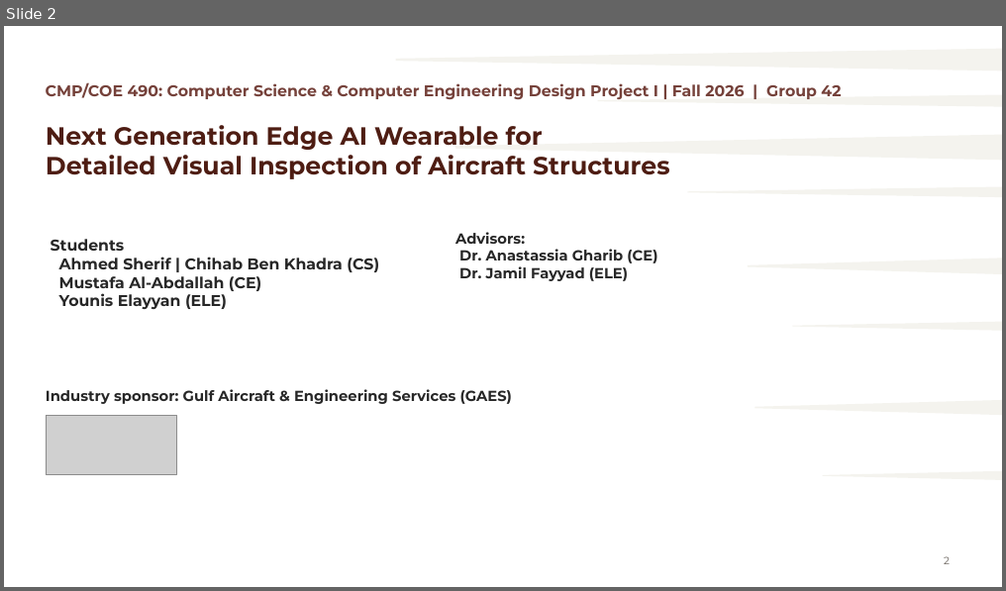
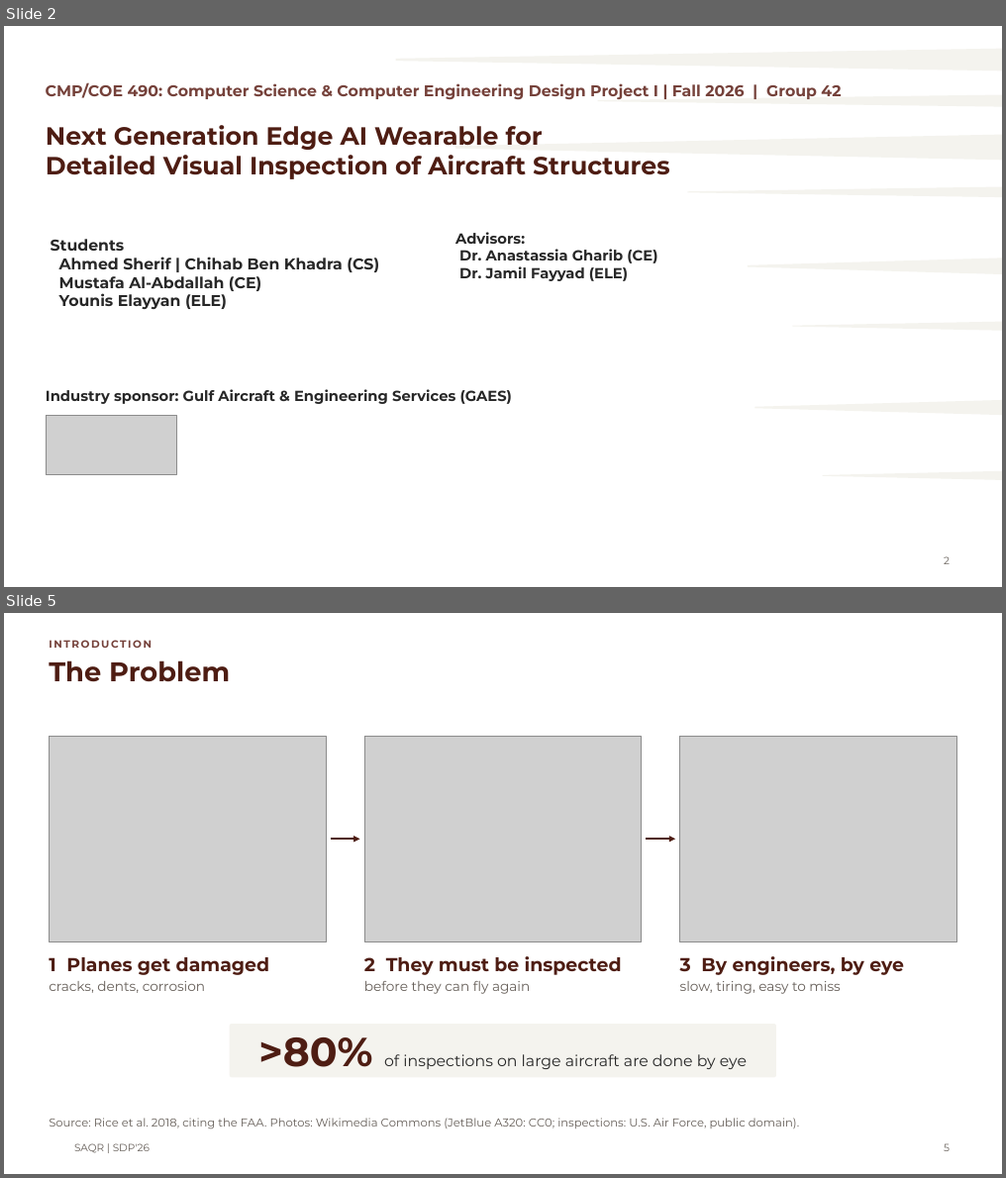
Before and after one commit to MASAR-AUS/SAQR, a slide deck: SAQR CMP490 Presentation.pptx. Shown one above the other, each under a label of ours: slide 2 before the commit, slides 2 and 5 after it; the slides between them are not shown. The pictures are 1006x591 and 1006x1178 pixels, drawn with LibreOffice and Linux fonts; fonts in the diff are those of the drawing; grey boxes stand for pictures; background and template pictures are left out. Boxes give left, top, right and bottom in pixels: in the first picture for what was removed or moved away, otherwise in the second. Text is boxed around its words. In the diff, an @@ line names an element or a change of style, - is before the commit and + after.

```diff
--- a/SAQR CMP490 Presentation.pptx
+++ b/SAQR CMP490 Presentation.pptx
@@ slide 5 added at [4,613,1002,1174], background #FFFFFF @@
@@ text added at [49,640,152,648], 10 pt, text #75413A, bold @@
+INTRODUCTION
@@ title added at [49,661,230,682], 26 pt, text #4E1D13, bold @@
+The Problem
@@ picture added at [49,737,326,943] @@
@@ picture added at [364,737,642,943] @@
@@ picture added at [680,737,957,943] @@
@@ arrow added from (331, 839) to (359, 839), #4E1D13 1.5 pt @@
@@ arrow added from (646, 839) to (675, 839), #4E1D13 1.5 pt @@
@@ text added at [49,958,269,993], 13 pt, text #665F59 @@
+1 Planes get damaged
+cracks, dents, corrosion
@@ text added at [364,957,622,994], 13 pt, text #665F59 @@
+2 They must be inspected
+before they can fly again
@@ text added at [680,957,904,994], 13 pt, text #665F59 @@
+3 By engineers, by eye
+slow, tiring, easy to miss
@@ rounded rectangle added at [230,1024,776,1078], fill #F4F3EE, 15 pt, text #272727 @@
+>80% of inspections on large aircraft are done by eye
@@ text added at [49,1118,799,1129], 11 pt, text #665F59 @@
+Source: Rice et al. 2018, citing the FAA. Photos: Wikimedia Commons (JetBlue A320: CC0; inspections: U.S. Air Force, public domain).
@@ text added at [74,1144,150,1154], 10 pt, text #665F59 @@
+SAQR | SDP'26
@@ page number added at [944,1144,949,1152], 10 pt, text #665F59 @@
+5
```
Also in this commit, not shown: 12 slides changed, 3 other slides added, 2 slides removed.
